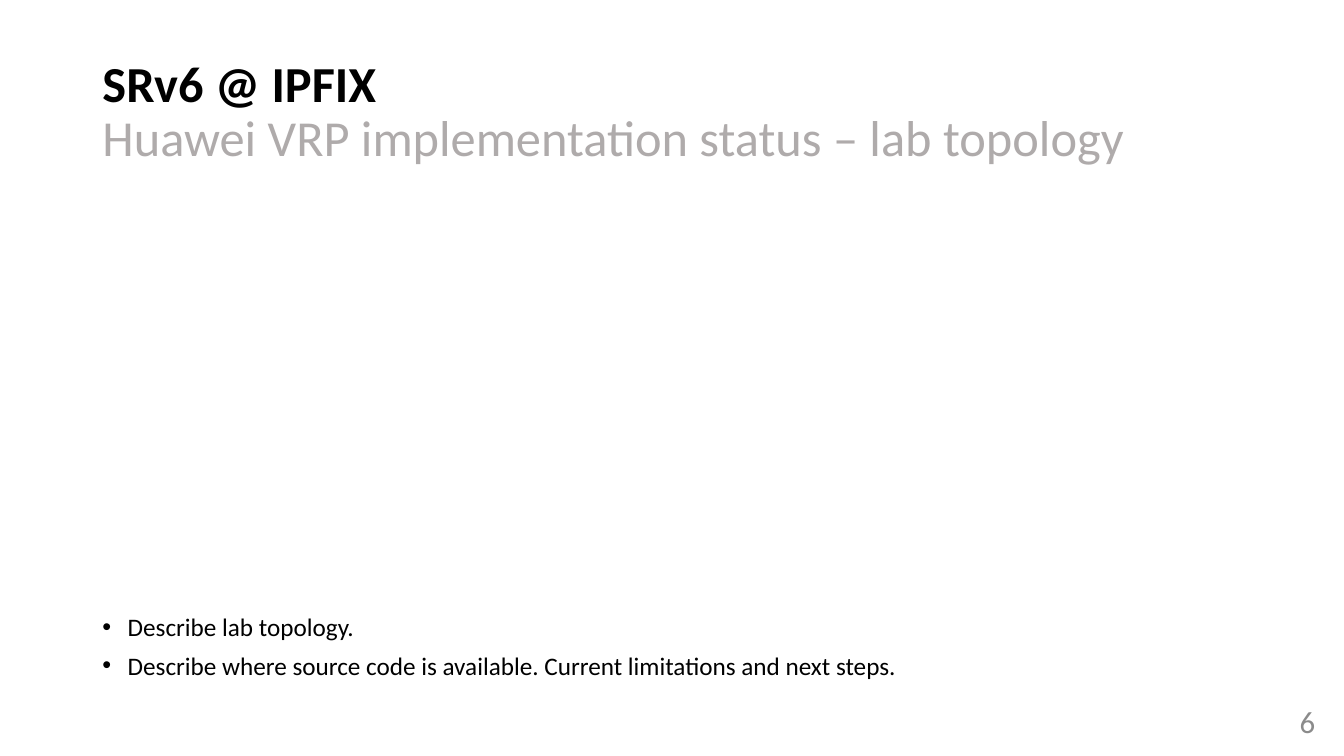
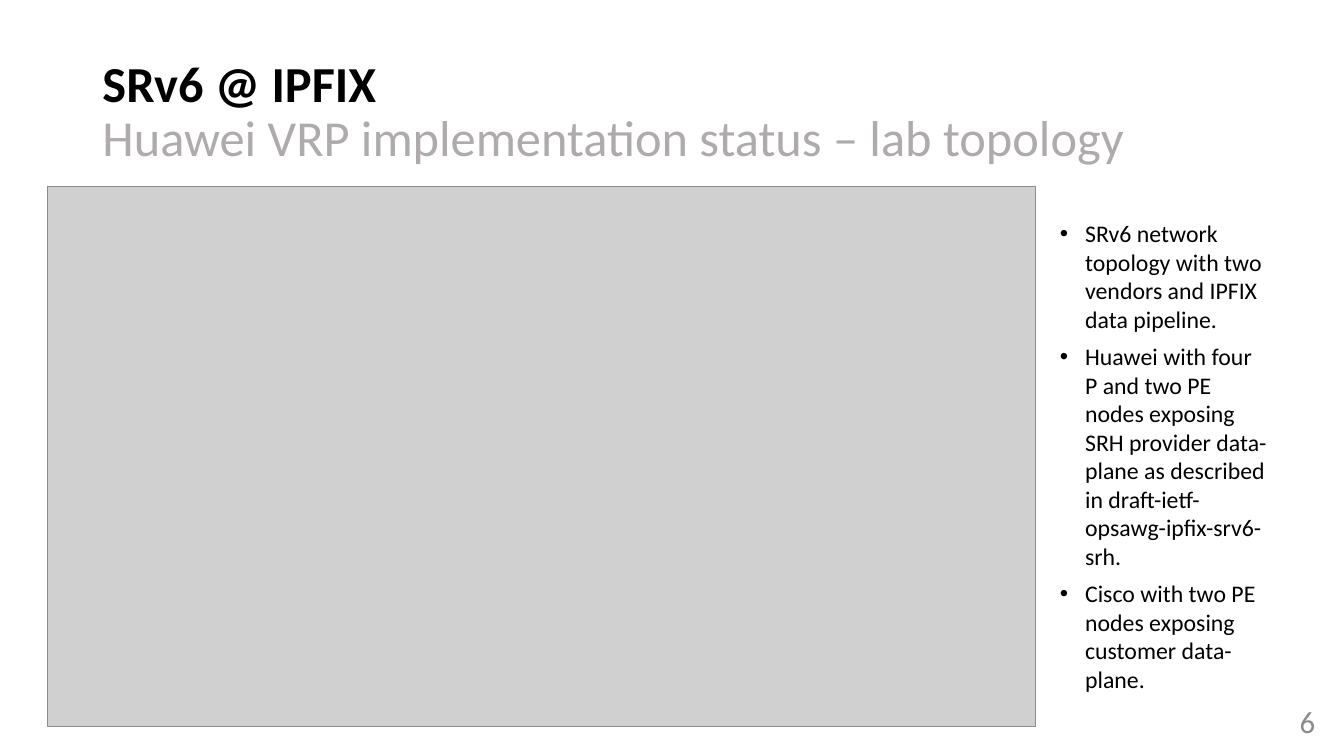
Before and after one commit to network-analytics/RFC9487, a slide deck: slide 6 of draft-ietf-opsawg-ipfix-srv6-srh-02.pptx. Drawn at 1344x756 pixels with LibreOffice and Linux fonts; fonts in the diff are those of the drawing; grey boxes stand for pictures. Boxes give left, top, right and bottom in pixels: in the first picture for what was removed or moved away, otherwise in the second. Text is boxed around its words. In the diff, an @@ line names an element or a change of style, - is before the commit and + after.

Commit message:
slides with Huawei/Cisco network topology updated

```diff
--- a/draft-ietf-opsawg-ipfix-srv6-srh-02.pptx
+++ b/draft-ietf-opsawg-ipfix-srv6-srh-02.pptx
@@ picture added at [47,187,1035,727] @@
@@ text added at [1085,225,1266,692], 17 pt, text #000000 @@
+• SRv6 network topology with two vendors and IPFIX data pipeline.
+• Huawei with four P and two PE nodes exposing SRH provider data-plane as described in draft-ietf-opsawg-ipfix-srv6-srh.
+• Cisco with two PE nodes exposing customer data-plane.
@@ text removed at [128,618,896,679] @@
-• Describe lab topology.
-• Describe where source code is available. Current limitations and next steps.
```
Also in this commit, not shown: 1 other file.
